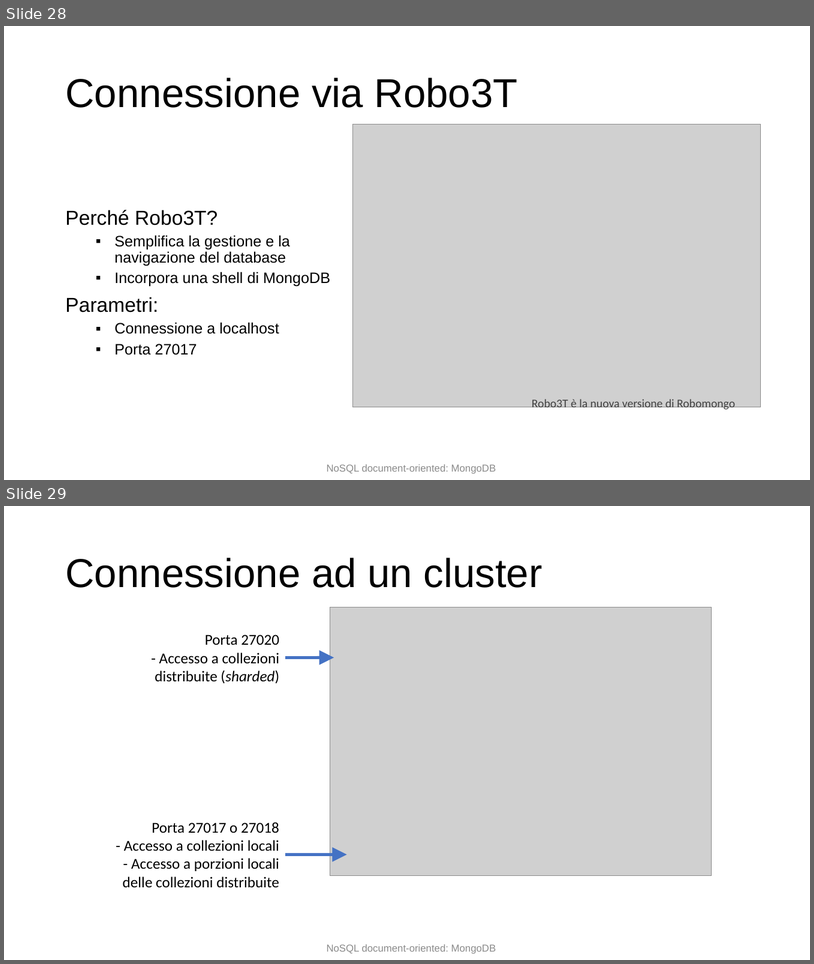
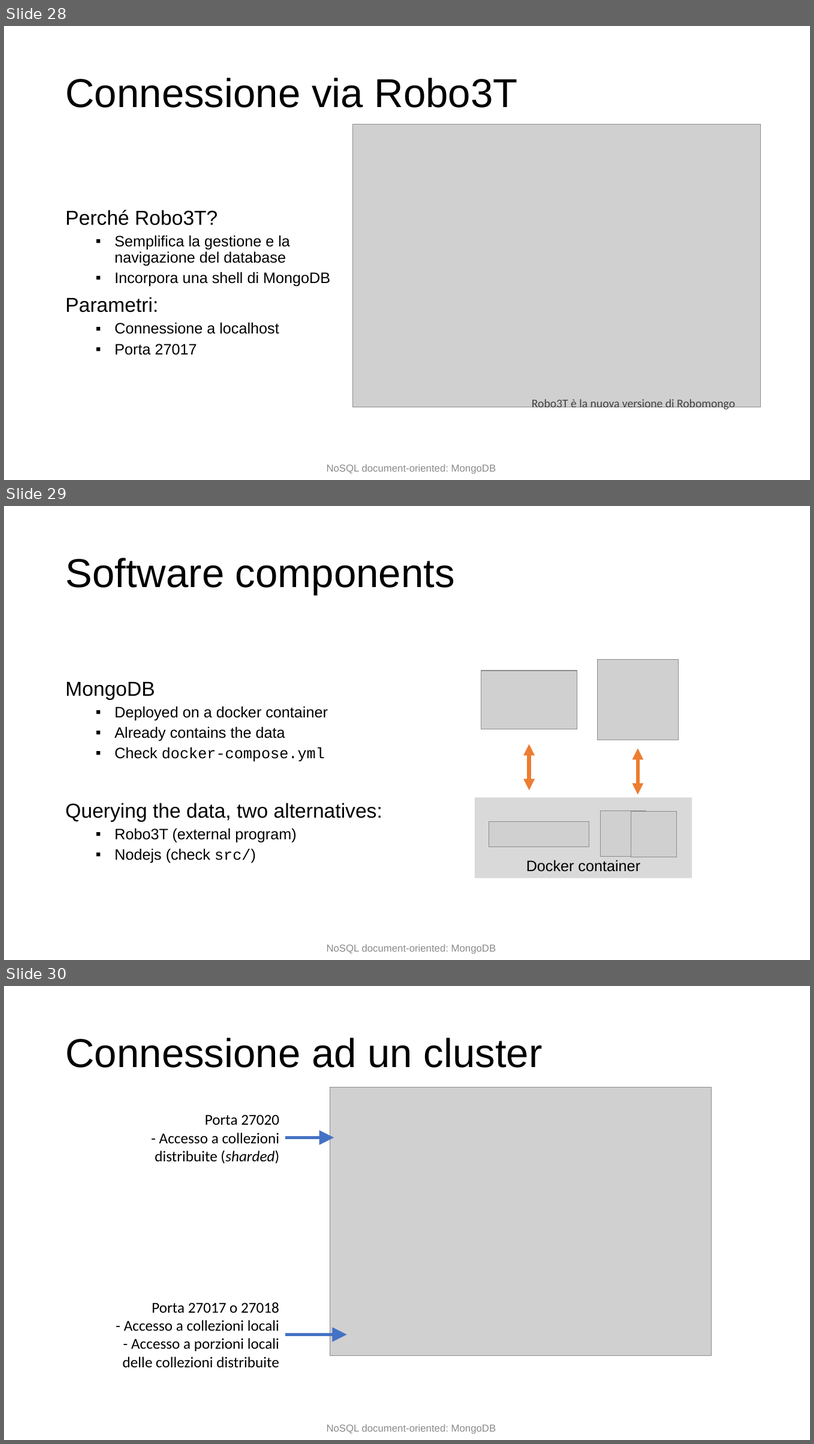
Before and after one commit to w4bo/teaching-seminario-nosql, a slide deck: slides/Document-based db.pptx. Shown one above the other, each under a label of ours: slides 28 and 29 before the commit, slides 28, 29 and 30 after it. The pictures are 814x964 and 814x1444 pixels, drawn with LibreOffice and Linux fonts; fonts in the diff are those of the drawing; grey boxes stand for pictures. Boxes give left, top, right and bottom in pixels: in the first picture for what was removed or moved away, otherwise in the second. Text is boxed around its words. In the diff, an @@ line names an element or a change of style, - is before the commit and + after.

Commit message:
update slides

```diff
--- a/slides/Document-based db.pptx
+++ b/slides/Document-based db.pptx
@@ slide 29 added at <box>4,506,810,960</box>, background #FFFFFF; not listed: 1 template element that a slide beside it also shows @@
@@ title added at <box>65,558,455,594</box>, 48 pt, text #000000 @@
+Software components
@@ text added at <box>65,682,383,863</box>, 18 pt, text #000000 @@
+MongoDB
+  ▪ Deployed on a docker container
+  ▪ Already contains the data
+  ▪ Check docker-compose.yml
+Querying the data, two alternatives:
+  ▪ Robo3T (external program)
+  ▪ Nodejs (check src/)
@@ group added at <box>475,660,692,877</box>: 5 pictures, 2 double arrows, 1 rectangle @@
+Docker container
@@ what was slide 29 is now slide 30 @@
```
